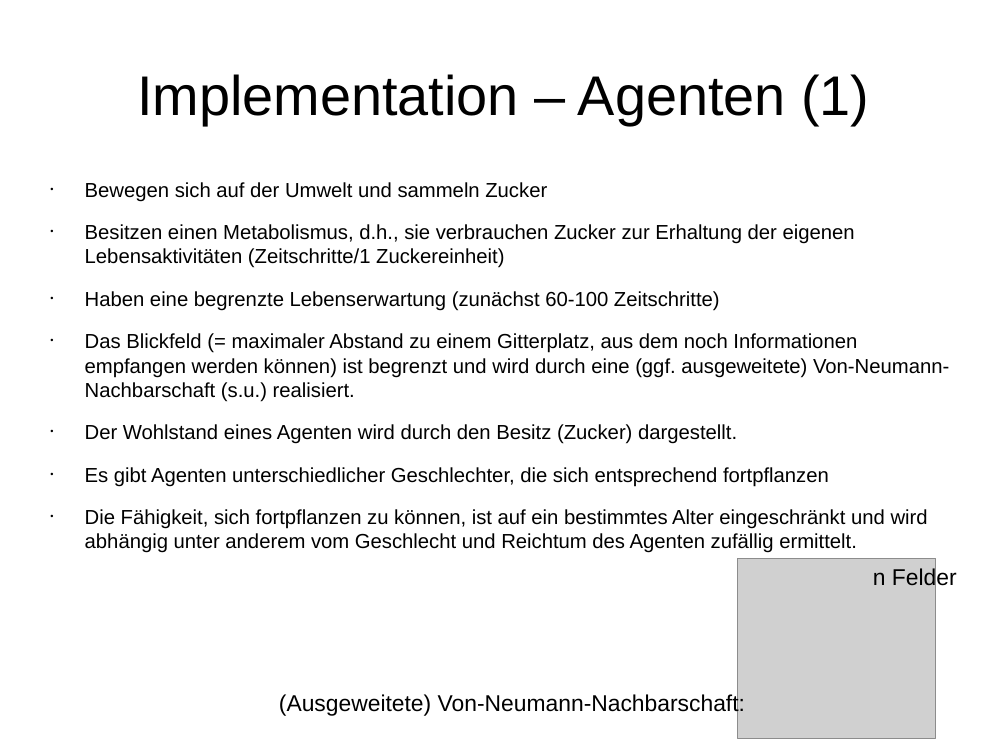
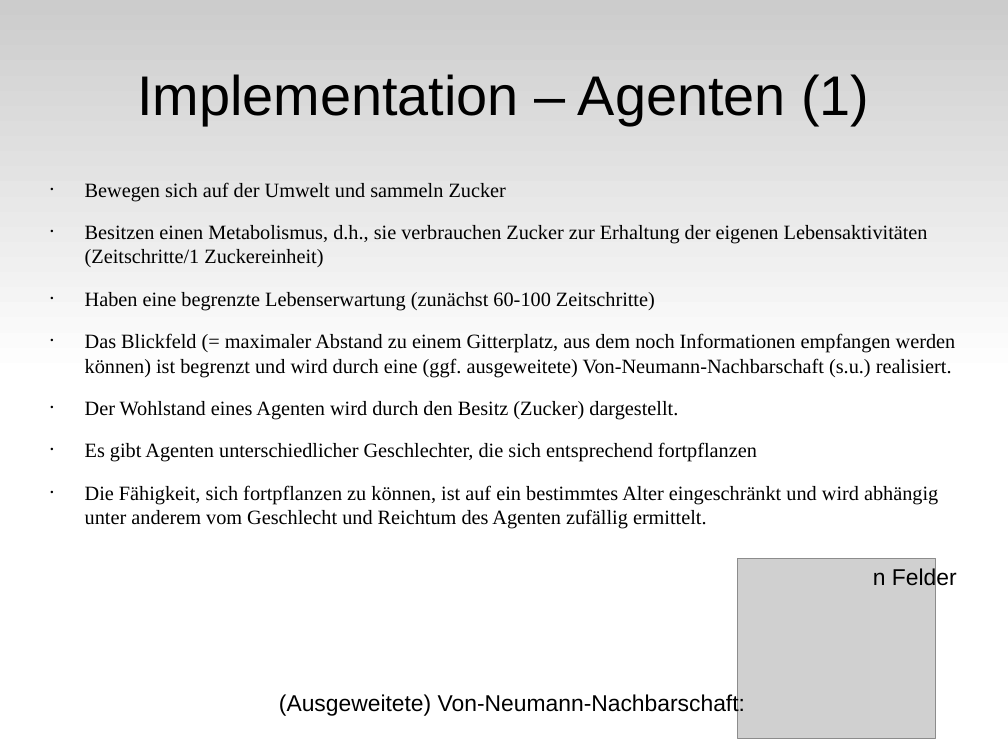
Before and after one commit to wsmirnow/Sugarscape, a slide deck: slide 6 of Presentation/Presentation.odp. Drawn at 1008x756 pixels with LibreOffice and Linux fonts; fonts in the diff are those of the drawing; grey boxes stand for pictures. Boxes give left, top, right and bottom in pixels: in the first picture for what was removed or moved away, otherwise in the second. Text is boxed around its words. In the diff, an @@ line names an element or a change of style, - is before the commit and + after.

Commit message:
style

```diff
--- a/Presentation/Presentation.odp
+++ b/Presentation/Presentation.odp
@@ rectangle added at box(0, 0, 1008, 378), fill gradient #CCCCCC to #FFFFFF @@
@@ text "Bewegen sich auf der Umwelt ..." at box(85, 182, 956, 528): font Arial to Times New Roman @@
```
Also in this commit, not shown: 28 other slides changed.
